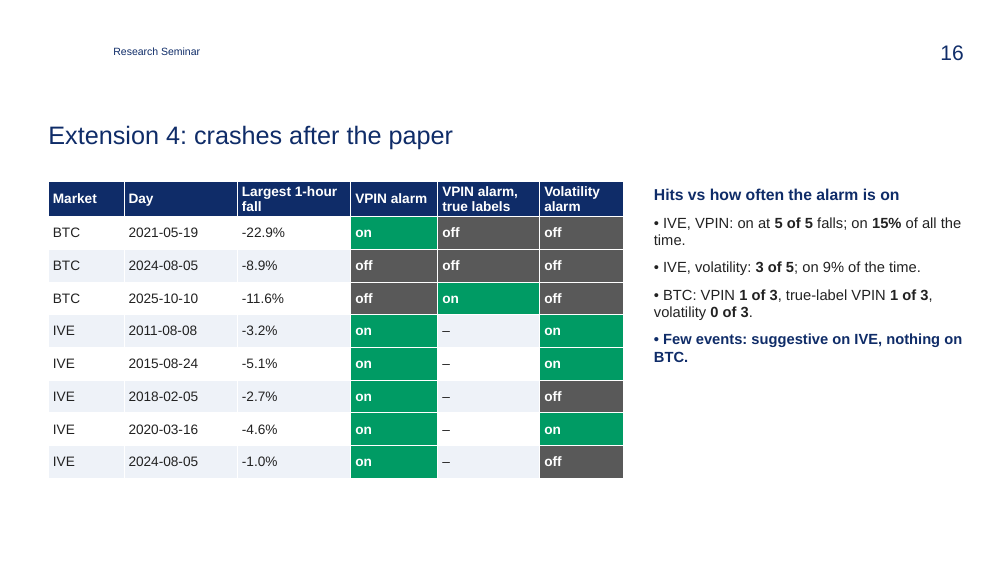
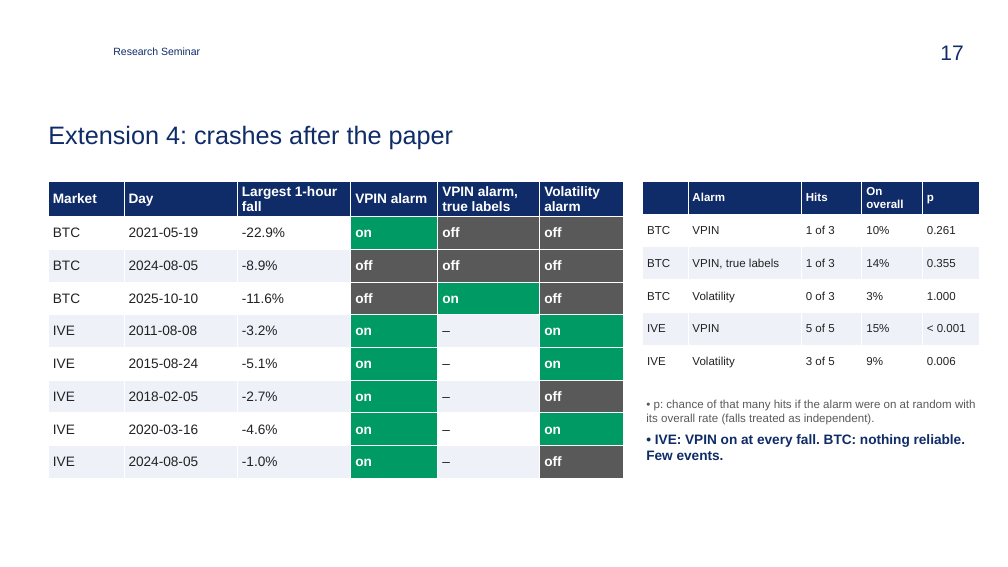
Before and after one commit to zavaz5/flow-toxicity-vpin, a slide deck: slide 17 of docs/presentation.pptx (slide 16 before the commit). Drawn at 1008x567 pixels with LibreOffice and Linux fonts; fonts in the diff are those of the drawing; background and template pictures are left out. Boxes give left, top, right and bottom in pixels: in the first picture for what was removed or moved away, otherwise in the second. Text is boxed around its words. In the diff, an @@ line names an element or a change of style, - is before the commit and + after.

```diff
--- a/docs/presentation.pptx
+++ b/docs/presentation.pptx
@@ page number at [940,45,963,60]: text changed @@
-16
+17
@@ table added at [643,181,979,378], 6 rows, 5 columns @@
+ | Alarm | Hits | On overall | p
+BTC | VPIN | 1 of 3 | 10% | 0.261
+BTC | VPIN, true labels | 1 of 3 | 14% | 0.355
+BTC | Volatility | 0 of 3 | 3% | 1.000
+IVE | VPIN | 5 of 5 | 15% | < 0.001
+IVE | Volatility | 3 of 5 | 9% | 0.006
@@ text removed at [654,188,962,362] @@
-Hits vs how often the alarm is on
-• IVE, VPIN: on at 5 of 5 falls; on 15% of all the time.
-• IVE, volatility: 3 of 5; on 9% of the time.
-• BTC: VPIN 1 of 3, true-label VPIN 1 of 3, volatility 0 of 3.
-• Few events: suggestive on IVE, nothing on BTC.
@@ text added at [646,399,976,460], 11 pt, text #595959 @@
+• p: chance of that many hits if the alarm were on at random with its overall rate (falls treated as independent).
+• IVE: VPIN on at every fall. BTC: nothing reliable. Few events.
```
Also in this commit, not shown: 11 other slides changed, 1 slide added, 26 other files.
